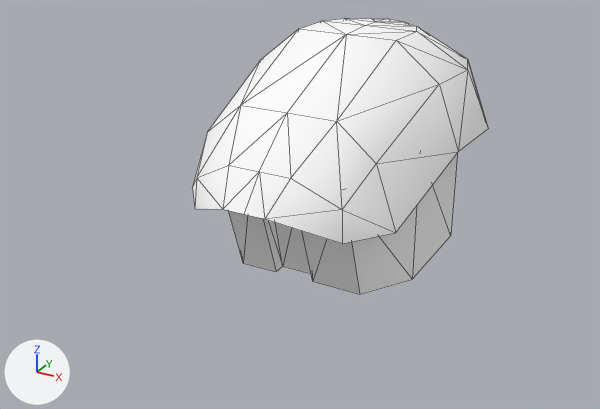
The OBJ model Assets/Art/Nova1492/GXConverted/Models/Characters/MobAndBoss/datan_common_mop17_legs_0f7ef662.obj as it was, and as the next commit left it.
Rendered twice from a 50 mm lens placed at (1.43, -3.11, 0.71), pointed at (-0.08, -0.36, -0.67). Arrows for +X, +Y and +Z are at lower left; the lights stay in place. The older version comes first. Mesh edges are drawn as thin lines. Where no turn or scale is listed for an object, it has been applied to the vertices.

Objects in the first picture: 'datan_common_mop17_legs_0f7ef662'.
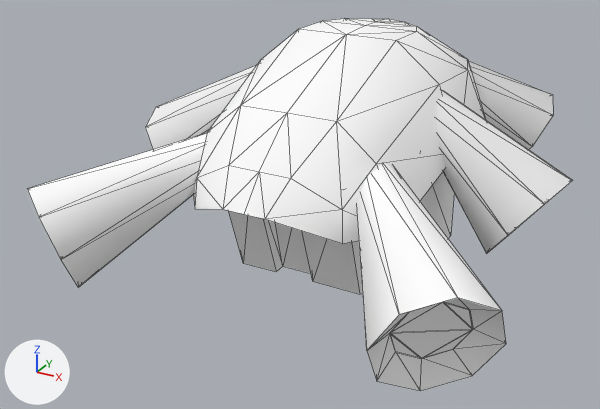
Boxes (x1, y1, x2, y2) around the edits, measured in the pictures (600 x 409 px):
'datan_common_mop17_legs_0f7ef662_mesh05', added: after (357, 164, 506, 391)
'datan_common_mop17_legs_0f7ef662_mesh07', added: after (27, 133, 207, 288)
'datan_common_mop17_legs_0f7ef662_mesh03', added: after (437, 91, 572, 254)
'datan_common_mop17_legs_0f7ef662_mesh01', added: after (468, 61, 553, 149)
'datan_common_mop17_legs_0f7ef662_mesh09', added: after (145, 65, 256, 149)
'datan_common_mop17_legs_0f7ef662_mesh06', added: after (390, 302, 473, 358)

The change, as a diff of the scene's bpy script:
```diff
--- a/Assets/Art/Nova1492/GXConverted/Models/Characters/MobAndBoss/datan_common_mop17_legs_0f7ef662.obj.py
+++ b/Assets/Art/Nova1492/GXConverted/Models/Characters/MobAndBoss/datan_common_mop17_legs_0f7ef662.obj.py
@@ me_datan_common_mop17_legs_0f7ef662_mesh06 @@
+me_datan_common_mop17_legs_0f7ef662_mesh06.from_pydata([(0.775, -1.038, -0.541), (0.692, -1.092, -0.57), (0.636, -1.098, -0.657), (0.64, -1.053, -0.749), (0.702, -0.983, -0.794), (0.784, -0.93, -0.765), (0.84, -0.924, -0.678), (0.836, -0.968, -0.585)], [], [(0, 1, 2), (2, 3, 4), (4, 5, 6), (2, 4, 6), (0, 2, 6), (0, 6, 7)])
+me_datan_common_mop17_legs_0f7ef662_mesh06.materials.append(mat_datan_common_mop17_legs_0f7ef662)  # its picture is missing
@@ ob_datan_common_mop17_legs_0f7ef662_mesh09 @@
+ob_datan_common_mop17_legs_0f7ef662_mesh09 = bpy.data.objects.new('datan_common_mop17_legs_0f7ef662_mesh09', me_datan_common_mop17_legs_0f7ef662_mesh09)  # 24 vertices, 38 faces; spans x -0.954..-0.301, y -0.372..0.07, z -0.787..-0.164; in mat_datan_common_mop17_legs_0f7ef662 (its picture is missing)
+ob_datan_common_mop17_legs_0f7ef662_mesh09.location = (0.0, 0.0, 0.0)
@@ ob_datan_common_mop17_legs_0f7ef662_mesh07 @@
+ob_datan_common_mop17_legs_0f7ef662_mesh07 = bpy.data.objects.new('datan_common_mop17_legs_0f7ef662_mesh07', me_datan_common_mop17_legs_0f7ef662_mesh07)  # 24 vertices, 38 faces; spans x -0.931..-0.251, y -1.198..-0.483, z -0.896..-0.323; in mat_datan_common_mop17_legs_0f7ef662 (its picture is missing)
+ob_datan_common_mop17_legs_0f7ef662_mesh07.location = (0.0, 0.0, 0.0)
@@ ob_datan_common_mop17_legs_0f7ef662_mesh06 @@
+ob_datan_common_mop17_legs_0f7ef662_mesh06 = bpy.data.objects.new('datan_common_mop17_legs_0f7ef662_mesh06', me_datan_common_mop17_legs_0f7ef662_mesh06)
+ob_datan_common_mop17_legs_0f7ef662_mesh06.location = (0.0, 0.0, 0.0)
@@ ob_datan_common_mop17_legs_0f7ef662_mesh05 @@
+ob_datan_common_mop17_legs_0f7ef662_mesh05 = bpy.data.objects.new('datan_common_mop17_legs_0f7ef662_mesh05', me_datan_common_mop17_legs_0f7ef662_mesh05)  # 24 vertices, 38 faces; spans x 0.264..0.944, y -1.198..-0.483, z -0.896..-0.323; in mat_datan_common_mop17_legs_0f7ef662 (its picture is missing)
+ob_datan_common_mop17_legs_0f7ef662_mesh05.location = (0.0, 0.0, 0.0)
@@ ob_datan_common_mop17_legs_0f7ef662_mesh03 @@
+ob_datan_common_mop17_legs_0f7ef662_mesh03 = bpy.data.objects.new('datan_common_mop17_legs_0f7ef662_mesh03', me_datan_common_mop17_legs_0f7ef662_mesh03)  # 24 vertices, 38 faces; spans x 0.291..0.944, y -0.372..0.07, z -0.787..-0.164; in mat_datan_common_mop17_legs_0f7ef662 (its picture is missing)
+ob_datan_common_mop17_legs_0f7ef662_mesh03.location = (0.0, 0.0, 0.0)
@@ ob_datan_common_mop17_legs_0f7ef662_mesh01 @@
+ob_datan_common_mop17_legs_0f7ef662_mesh01 = bpy.data.objects.new('datan_common_mop17_legs_0f7ef662_mesh01', me_datan_common_mop17_legs_0f7ef662_mesh01)  # 24 vertices, 38 faces; spans x 0.185..0.715, y 0.339..0.79, z -0.712..-0.171; in mat_datan_common_mop17_legs_0f7ef662 (its picture is missing)
+ob_datan_common_mop17_legs_0f7ef662_mesh01.location = (0.0, 0.0, 0.0)
```
